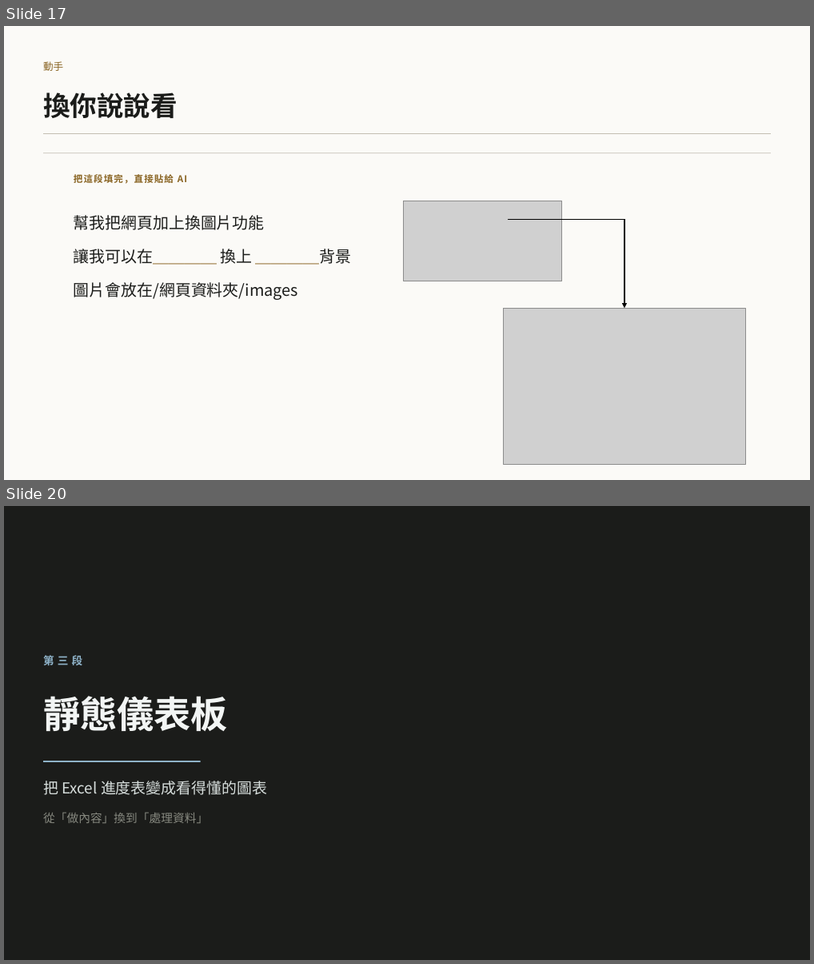
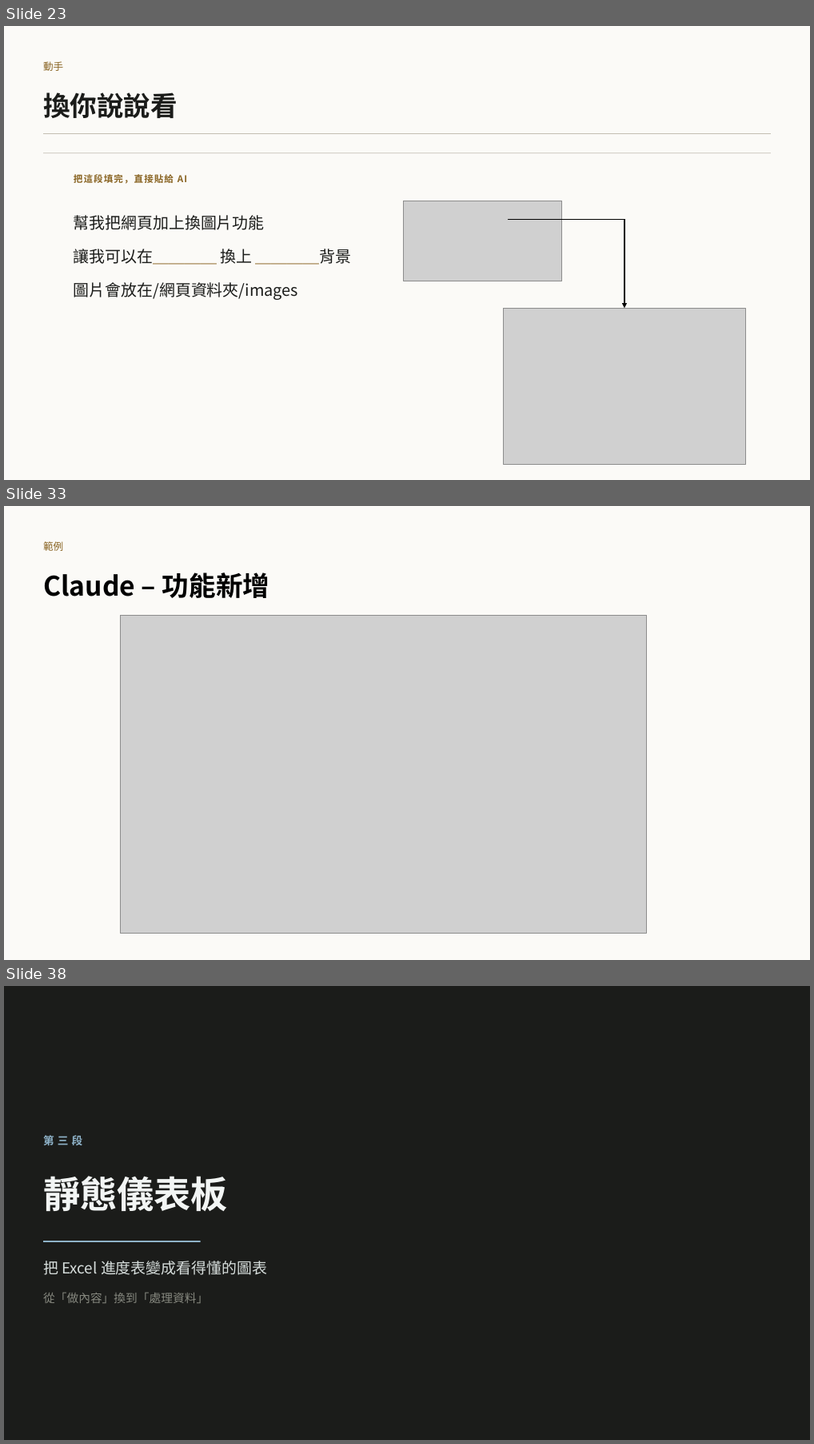
Before and after one commit to b39070566/architectureAiClass, a slide deck: slides/vibe-coding-workshop.pptx. Shown one above the other, each under a label of ours: slides 17 and 20 before the commit, slides 23, 33 and 38 after it; the slides between them are not shown. The pictures are 814x964 and 814x1444 pixels, drawn with LibreOffice and Linux fonts; fonts in the diff are those of the drawing; grey boxes stand for pictures. Boxes give left, top, right and bottom in pixels: in the first picture for what was removed or moved away, otherwise in the second. Text is boxed around its words. In the diff, an @@ line names an element or a change of style, - is before the commit and + after.

```diff
--- a/slides/vibe-coding-workshop.pptx
+++ b/slides/vibe-coding-workshop.pptx
@@ slide 33 added at <box>4,506,810,960</box>, background #FBFAF7 @@
@@ text added at <box>43,541,63,551</box>, 12 pt, text #8A6524 @@
+範例
@@ text added at <box>43,572,270,598</box>, 32 pt, text #000000, bold @@
+Claude – 功能新增
@@ picture added at <box>121,615,648,932</box> @@
@@ what was slide 17 is now slide 23 @@
@@ what was slide 20 is now slide 38 @@
```
Also in this commit, not shown: 10 slides changed, 25 other slides added, 18 other files.
